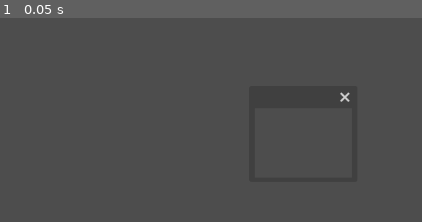
Above: before the commit, frame 1.
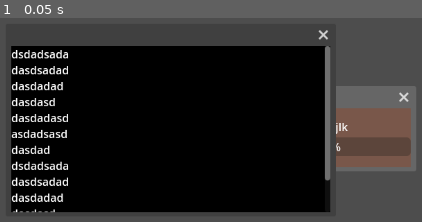
Above: after the commit, the same moment.

Repository: ktosox/GWJ71
Game: Godot game, scene res://experimental.tscn
Same seed, same stepped clock (60 frames per second), same inputs: the game is played once before the commit and once after it. The project has no main scene, so this scene is started directly.
Inputs:
- Up to frame 1 (0.05 s): no input

The runs differ from the first frame. In frame 1, 67% of the frame differs, in the area x 2-99%, y 5-96%.

Commit message:
new idea - terminal window

Diff:
--- a/Game/experimental.tscn
+++ b/Game/experimental.tscn
@@ -10,4 +10,66 @@
 
 [node name="Window" type="Window" parent="."]
 position = Vector2i(386, 240)
-size = Vector2i(140, 100)
+size = Vector2i(225, 85)
+wrap_controls = true
+unresizable = true
+
+[node name="ColorRect" type="ColorRect" parent="Window"]
+anchors_preset = 15
+anchor_right = 1.0
+anchor_bottom = 1.0
+grow_horizontal = 2
+grow_vertical = 2
+color = Color(0.476303, 0.342639, 0.288817, 1)
+
+[node name="VBoxContainer" type="VBoxContainer" parent="Window/ColorRect"]
+layout_mode = 1
+anchors_preset = 15
+anchor_right = 1.0
+anchor_bottom = 1.0
+grow_horizontal = 2
+grow_vertical = 2
+alignment = 1
+
+[node name="Label" type="Label" parent="Window/ColorRect/VBoxContainer"]
+layout_mode = 2
+text = "kjlkjlk"
+horizontal_alignment = 1
+vertical_alignment = 1
+
+[node name="ProgressBar" type="ProgressBar" parent="Window/ColorRect/VBoxContainer"]
+layout_mode = 2
+
+[node name="TerminalWindow" type="Window" parent="."]
+position = Vector2i(35, 150)
+size = Vector2i(460, 240)
+unresizable = true
+
+[node name="Background" type="ColorRect" parent="TerminalWindow"]
+anchors_preset = 15
+anchor_right = 1.0
+anchor_bottom = 1.0
+grow_horizontal = 2
+grow_vertical = 2
+color = Color(0, 0, 0, 1)
+
+[node name="RichTextLabel" type="RichTextLabel" parent="TerminalWindow"]
+anchors_preset = 15
+anchor_right = 1.0
+anchor_bottom = 1.0
+grow_horizontal = 2
+grow_vertical = 2
+text = "dsdadsada
+dasdsadad
+dasdadad
+dasdasd
+dasdadasd
+asdadsasd
+dasdad
+dsdadsada
+dasdsadad
+dasdadad
+dasdasd
+dasdadasd
+dasdada
+"
--- /dev/null
+++ b/Game/terminal_window.tscn
@@ -0,0 +1,35 @@
+[gd_scene format=3 uid="uid://8mg0subnb03v"]
+
+[node name="TerminalWindow" type="Window"]
+position = Vector2i(35, 150)
+size = Vector2i(460, 240)
+unresizable = true
+
+[node name="Background" type="ColorRect" parent="."]
+anchors_preset = 15
+anchor_right = 1.0
+anchor_bottom = 1.0
+grow_horizontal = 2
+grow_vertical = 2
+color = Color(0, 0, 0, 1)
+
+[node name="RichTextLabel" type="RichTextLabel" parent="."]
+anchors_preset = 15
+anchor_right = 1.0
+anchor_bottom = 1.0
+grow_horizontal = 2
+grow_vertical = 2
+text = "dsdadsada
+dasdsadad
+dasdadad
+dasdasd
+dasdadasd
+asdadsasd
+dasdad
+dsdadsada
+dasdsadad
+dasdadad
+dasdasd
+dasdadasd
+dasdada
+"
